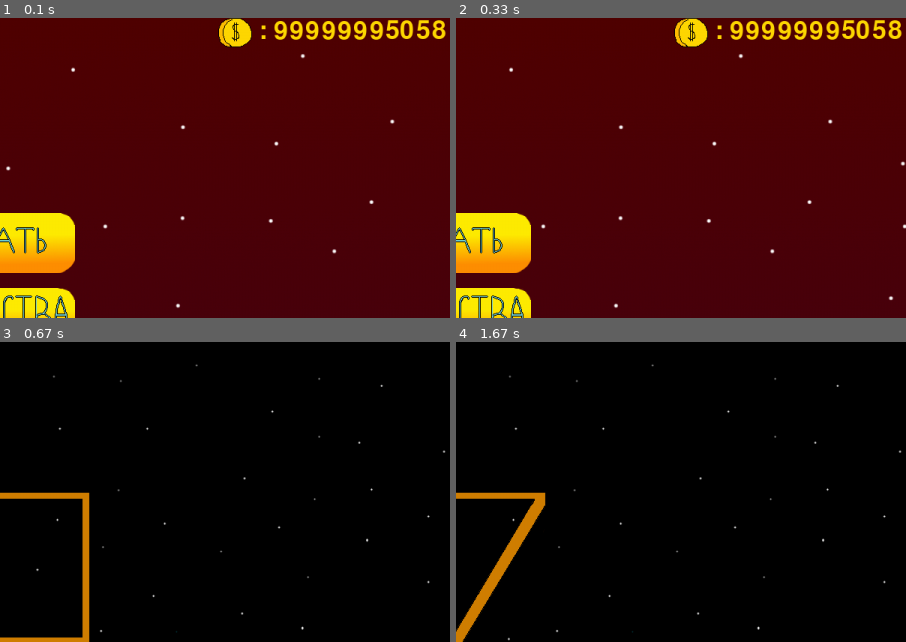
Above: before the commit, frames 1-4 (two rows, left to right).
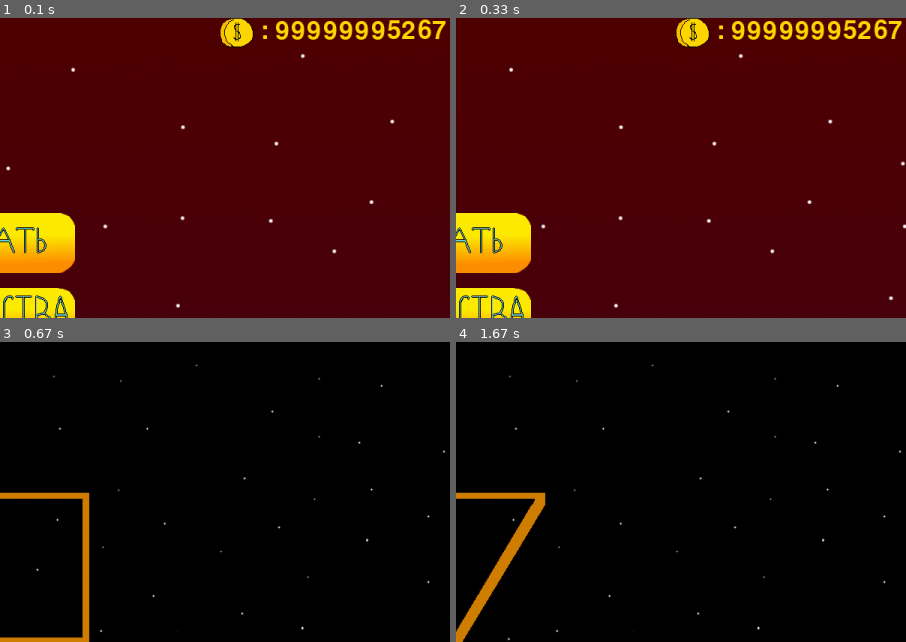
Above: after the commit, the same moments.

Repository: PismerovKir/YandexPygameProject
Game: pygame game, started from Тест прога.py
Same seed, same stepped clock (60 frames per second), same inputs: the game is played once before the commit and once after it.
Inputs (mouse positions are % of the whole screen's width and height, from its top left):
- Up to frame 1 (0.1 s): no input
- Up to frame 2 (0.33 s): no input
- Up to frame 3 (0.67 s): click (50, 38) at 0.38 s
- Up to frame 4 (1.67 s): no input
The pictures show only the part of the screen within x 50-100%, y 0-50%; the shares and areas given below are measured in that part.

The runs differ from the first frame. In frame 1, 1.6% of the frame differs, in the area x 48-100%, y 0-10%; in frame 2, 1.6%; in frame 3, nothing differs; in frame 4, nothing differs.

Commit message:
Разделение на 3 части, на каждой - ровно 1 пришелец

Diff:
--- a/data/gamedata.txt
+++ b/data/gamedata.txt
@@ -1,5 +1,5 @@
 -2
-99999995058
+99999995267
 40
 4
 24
--- a/Тест прога.py
+++ b/Тест прога.py
@@ -40,6 +40,7 @@
 LEVEL_SPD = 0
 PREV_BEST = 0
 MONEY = 0
+NEXT_AREA = 0
 MUSIC = True
 SOUND = True
 
@@ -249,12 +250,16 @@
         self.speedx = 1
         self.health = 3
         self.damage = 3
+        if len(aliens) + KILLEDALIENS < 3:
+            self.area = (KILLEDALIENS + len(aliens)) % 3
+        else:
+            self.area = NEXT_AREA
         self.mask = pygame.mask.from_surface(self.image)
         self.deathCounter = -1
         self.prev_shot = 0
 
     def update(self):
-        global KILLEDALIENS, MONEYGET
+        global KILLEDALIENS, MONEYGET, NEXT_AREA
 
         if self.rect.right < 0:
             self.kill()
@@ -270,6 +275,7 @@
 
 
         if self.deathCounter == 0:
+            NEXT_AREA = self.area
             KILLEDALIENS += 1
             #TODO Увеличивать деньги за убийство со временем
             MONEYGET += 2
@@ -327,6 +333,12 @@
                 self.rect.y += self.speedy
             if self.rect.centery > spaceship.rect.centery:
                 self.rect.y -= self.speedy
+
+        if self.rect.y > (HEIGHT * (self.area + 1)) // 3:
+            self.rect.y = (HEIGHT * (self.area + 1)) // 3
+
+        elif self.rect.y < (HEIGHT * self.area + 1) // 3:
+            self.rect.y = (HEIGHT * self.area + 1) // 3
 
 
 
